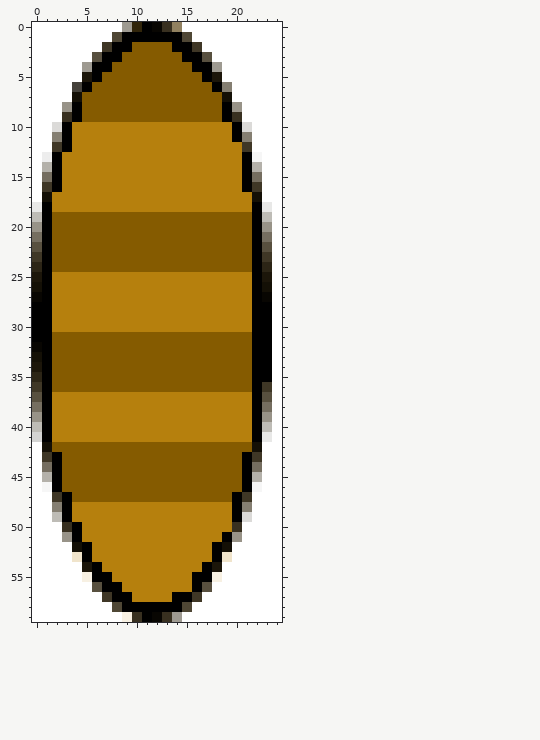
A pixel-art sprite gets an edit: BarcoBolado.png. The picture above was drawn from the file before the commit.
The file is 25x60 pixels. Colours within 5 levels of each other are drawn and written as one.
The result:
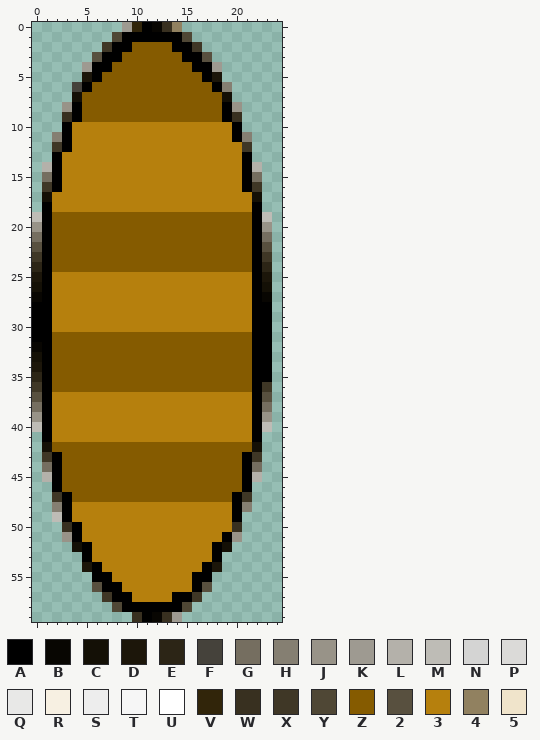
Palette (. is transparent): A #000000  B #080602  C #141006  D #1c160a  E #2c2516  F #45423b  G #756e60  H #857f72  J #989388  K #9e9a91  L #b4b1aa  M #bebcb6  N #d4d4d3  P #dbdad8  Q #e8e8e7  R #f7f0e2  S #ededed  T #f6f6f6  U #ffffff  V #31250a  W #383020  X #3f3726  Y #4f4735  Z #855b00  2 #58503f  3 #b6800d  4 #918160  5 #f0e4cb
From the commit log: IMAGEM BOLADA COM FUNDO TRANSPARENTE BICHES
Change:
@@ x 0..24 @@
- 0 UUUUUUUUUKVABW4UUUUUUUUUU
- 1 UUUUUUUUYAAAAAAYUUUUUUUUU
- 2 UUUUUUUXAAZZZZAAXUUUUUUUU
- 3 UUUUUU2AAZZZZZZAA2UUUUUUU
- 4 UUUUUKAAZZZZZZZZAAKUUUUUU
- 5 UUUUUDAZZZZZZZZZZADUUUUUU
- 6 UUUUFAZZZZZZZZZZZZAHUUUUU
- 7 UUUUCZZZZZZZZZZZZZZCUUUUU
- 8 UUUJAZZZZZZZZZZZZZZAJUUUU
- 9 UUUWAZZZZZZZZZZZZZZAWUUUU
-10 UUPA3333333333333333APUUU
-11 UUHA3333333333333333AHUUU
-12 UUXA33333333333333333XUUU
-13 USA333333333333333333ATUU
-14 ULA333333333333333333ALUU
-15 UGA333333333333333333AGUU
-16 UXA333333333333333333AXUU
-17 UC33333333333333333333CUU
-18 QA33333333333333333333AQU
-19 MAZZZZZZZZZZZZZZZZZZZZAMU
-20 JAZZZZZZZZZZZZZZZZZZZZAJU
-21 GAZZZZZZZZZZZZZZZZZZZZAGU
-22 2AZZZZZZZZZZZZZZZZZZZZA2U
-23 XAZZZZZZZZZZZZZZZZZZZZAXU
-24 EAZZZZZZZZZZZZZZZZZZZZAEU
-25 DA33333333333333333333ADU
-26 CA33333333333333333333ACU
-27 BA33333333333333333333ABU
-28 AA33333333333333333333AAU
-29 AA33333333333333333333AAU
-30 AA33333333333333333333AAU
-31 AAZZZZZZZZZZZZZZZZZZZZAAU
-32 BAZZZZZZZZZZZZZZZZZZZZAAU
-33 CAZZZZZZZZZZZZZZZZZZZZAAU
-34 DAZZZZZZZZZZZZZZZZZZZZAAU
-35 EAZZZZZZZZZZZZZZZZZZZZAAU
-36 XAZZZZZZZZZZZZZZZZZZZZAXU
-37 2A33333333333333333333A2U
-38 GA33333333333333333333AGU
-39 JA33333333333333333333AJU
-40 MA33333333333333333333AMU
-41 NA33333333333333333333AQU
-42 UCZZZZZZZZZZZZZZZZZZZZCUU
-43 UXAZZZZZZZZZZZZZZZZZZAXUU
-44 UGAZZZZZZZZZZZZZZZZZZAGUU
-45 ULAZZZZZZZZZZZZZZZZZZALUU
-46 UTAZZZZZZZZZZZZZZZZZZATUU
-47 UUXAZZZZZZZZZZZZZZZZAXUUU
-48 UUHA3333333333333333AHUUU
-49 UUMA3333333333333333APUUU
-50 UUUWA333333333333333WUUUU
-51 UUUJA33333333333333AJUUUU
-52 UUUUCA333333333333ACUUUUU
-53 UUUU5A333333333333A5UUUUU
-54 UUUUUDA3333333333ADUUUUUU
-55 UUUUURAA33333333AARUUUUUU
-56 UUUUUU2AA3333333A2UUUUUUU
-57 UUUUUUUXAA3333AAXUUUUUUUU
-58 UUUUUUUUYAAAAAAYUUUUUUUUU
-59 UUUUUUUUURWABWKUUUUUUUUUU
+ 0 .........KVABW4..........
+ 1 ........YAAAAAAY.........
+ 2 .......XAAZZZZAAX........
+ 3 ......2AAZZZZZZAA2.......
+ 4 .....KAAZZZZZZZZAAK......
+ 5 .....DAZZZZZZZZZZAD......
+ 6 ....FAZZZZZZZZZZZZAH.....
+ 7 ....CZZZZZZZZZZZZZZC.....
+ 8 ...JAZZZZZZZZZZZZZZAJ....
+ 9 ...WAZZZZZZZZZZZZZZAW....
+10 ...A3333333333333333A....
+11 ..HA3333333333333333AH...
+12 ..XA33333333333333333X...
+13 ..A333333333333333333A...
+14 .LA333333333333333333AL..
+15 .GA333333333333333333AG..
+16 .XA333333333333333333AX..
+17 .C33333333333333333333C..
+18 .A33333333333333333333A..
+19 MAZZZZZZZZZZZZZZZZZZZZAM.
+20 JAZZZZZZZZZZZZZZZZZZZZAJ.
+21 GAZZZZZZZZZZZZZZZZZZZZAG.
+22 2AZZZZZZZZZZZZZZZZZZZZA2.
+23 XAZZZZZZZZZZZZZZZZZZZZAX.
+24 EAZZZZZZZZZZZZZZZZZZZZAE.
+25 DA33333333333333333333AD.
+26 CA33333333333333333333AC.
+27 BA33333333333333333333AB.
+28 AA33333333333333333333AA.
+29 AA33333333333333333333AA.
+30 AA33333333333333333333AA.
+31 AAZZZZZZZZZZZZZZZZZZZZAA.
+32 BAZZZZZZZZZZZZZZZZZZZZAA.
+33 CAZZZZZZZZZZZZZZZZZZZZAA.
+34 DAZZZZZZZZZZZZZZZZZZZZAA.
+35 EAZZZZZZZZZZZZZZZZZZZZAA.
+36 XAZZZZZZZZZZZZZZZZZZZZAX.
+37 2A33333333333333333333A2.
+38 GA33333333333333333333AG.
+39 JA33333333333333333333AJ.
+40 MA33333333333333333333AM.
+41 .A33333333333333333333A..
+42 .CZZZZZZZZZZZZZZZZZZZZC..
+43 .XAZZZZZZZZZZZZZZZZZZAX..
+44 .GAZZZZZZZZZZZZZZZZZZAG..
+45 .LAZZZZZZZZZZZZZZZZZZAL..
+46 ..AZZZZZZZZZZZZZZZZZZA...
+47 ..XAZZZZZZZZZZZZZZZZAX...
+48 ..HA3333333333333333AH...
+49 ..MA3333333333333333A....
+50 ...WA333333333333333W....
+51 ...JA33333333333333AJ....
+52 ....CA333333333333AC.....
+53 .....A333333333333A......
+54 .....DA3333333333AD......
+55 ......AA33333333AA.......
+56 ......2AA3333333A2.......
+57 .......XAA3333AAX........
+58 ........YAAAAAAY.........
+59 ..........WABWK..........
